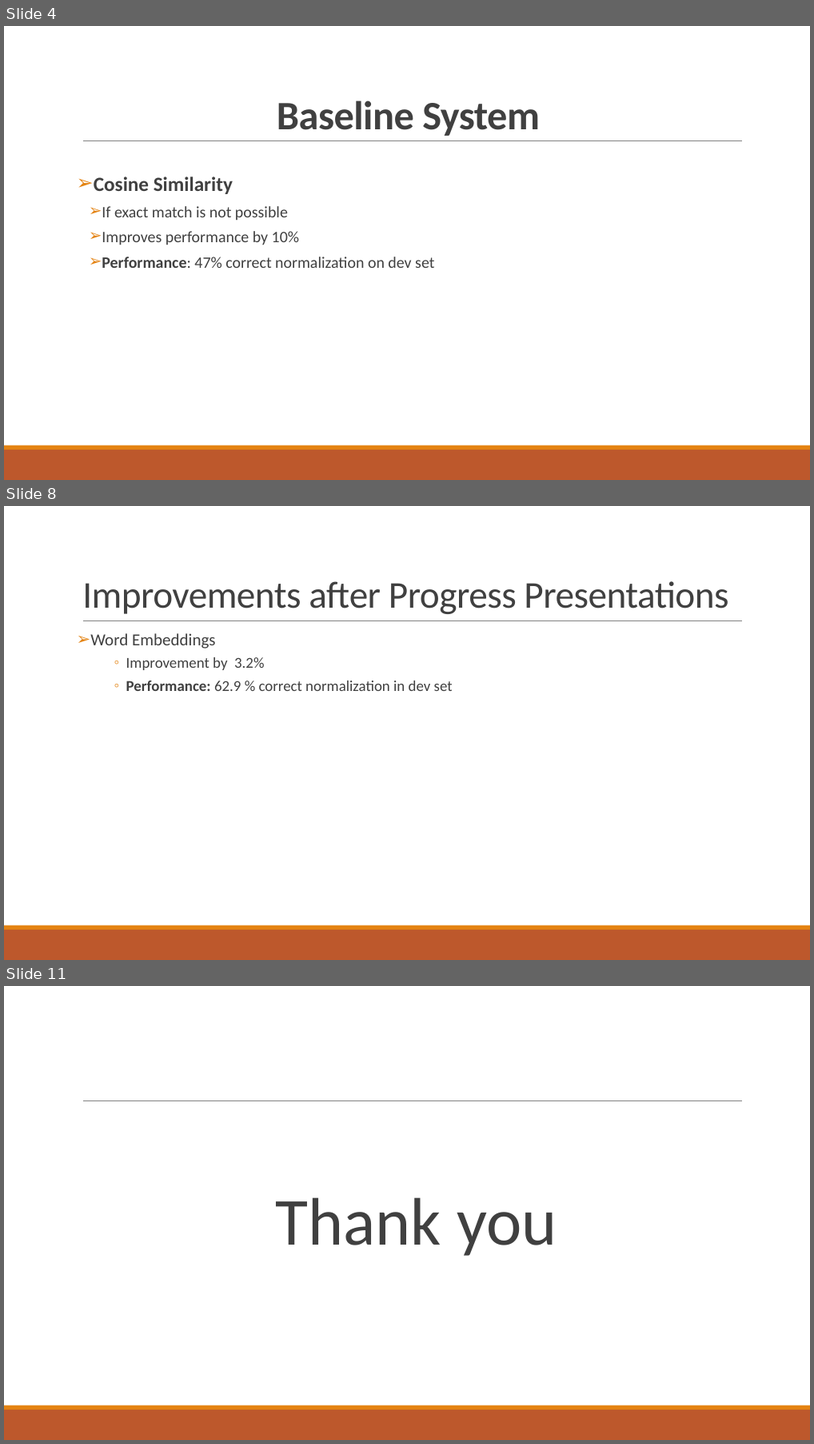
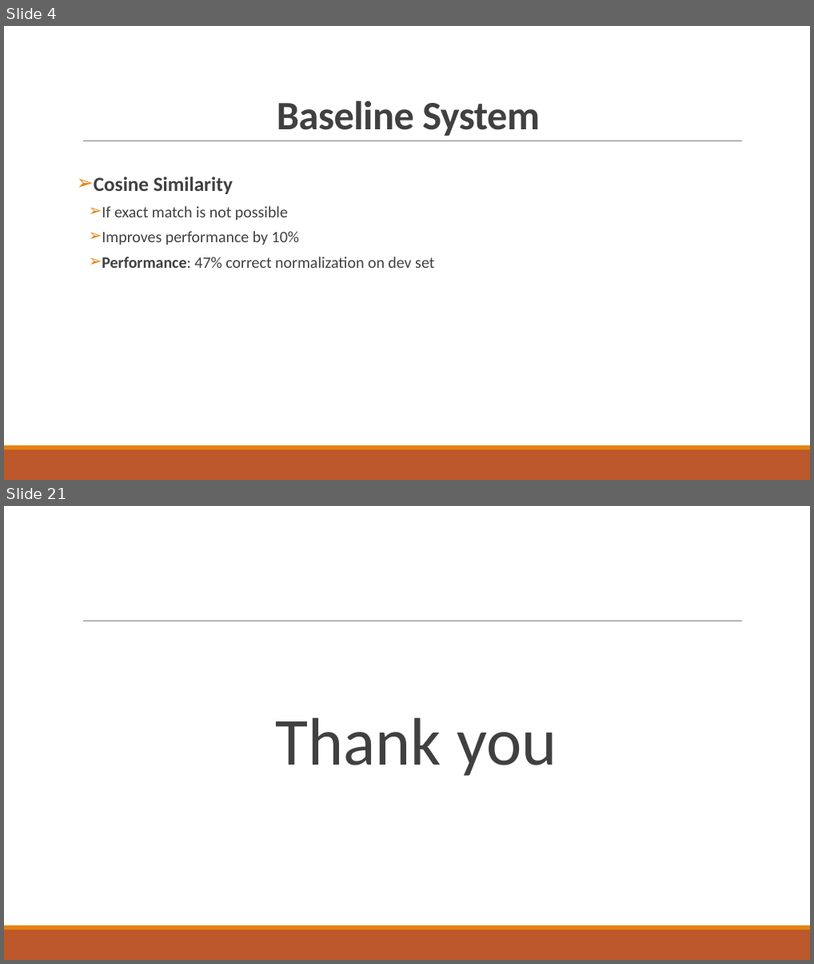
Before and after one commit to abdullahyldz/Cmpe493TermProject, a slide deck: Presentation/Final Presentation/Final Presentation.pptx. Shown one above the other, each under a label of ours: slides 4, 8 and 11 before the commit, slides 4 and 21 after it; the slides between them are not shown. The pictures are 814x1444 and 814x964 pixels, drawn with LibreOffice and Linux fonts; fonts in the diff are those of the drawing. Boxes give left, top, right and bottom in pixels: in the first picture for what was removed or moved away, otherwise in the second. Text is boxed around its words. In the diff, an @@ line names an element or a change of style, - is before the commit and + after.

```diff
--- a/Presentation/Final Presentation/Final Presentation.pptx
+++ b/Presentation/Final Presentation/Final Presentation.pptx
@@ slide 8 removed at [4,506,810,960], background #FFFFFF; not listed: 3 template elements that a slide beside it also shows @@
@@ title removed at [82,581,729,614] @@
-Improvements after Progress Presentations
@@ text removed at [90,633,453,691] @@
-    ➢ Word Embeddings
-      ◦ Improvement by 3.2%
-      ◦ Performance: 62.9 % correct normalization in dev set
@@ what was slide 11 is now slide 21 @@
```
Also in this commit, not shown: 4 slides changed, 14 slides added, 3 other slides removed.
